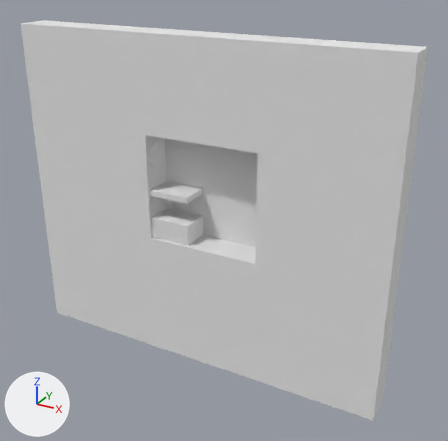
What one commit did to the Blender file development/flash/assets/levels/004/004.blend.
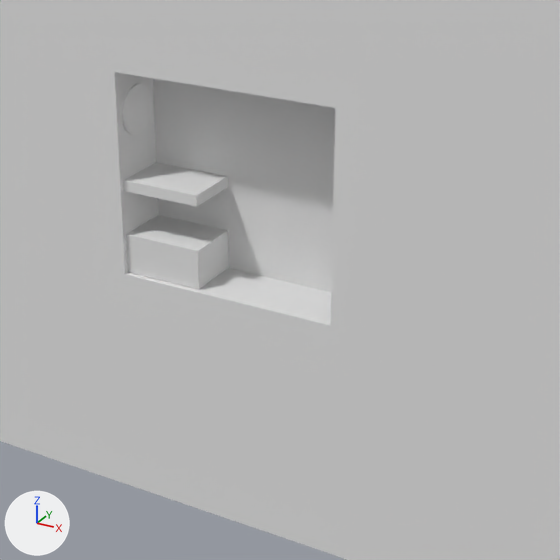
Each version is shown whole from a 50 mm lens placed at (25.7, -44.7, 19.1), pointed at (0.7, 0.8, -3.6), then close up on the part from 19% to 83% of the width and 22% to 87% of the height. The lights are fixed; the arrows at lower left show +X, +Y and +Z.

Before the edit, the objects in view are built like this:
```python
me_cube = bpy.data.meshes.new('Cube')
me_cube.from_pydata(...)  # 32 vertices, 32 faces; spans x -18.9..17.1, y -1.5..1.5, z -17.3..13.7
me_cube.materials.append(mat_purplewalls)  # its picture is missing
# before: 0 (5.5, 1.5, -5.0), 1 (5.5, -1.5, -5.0) at pixel (330, 325), 2 (-5.5, -1.5, -5.0) at pixel (125, 274), 3 (-5.5, 1.5, -5.0), 10 (17.1, -1.5, -5.0)
# before: 11 (17.1, 1.5, -5.0), 14 (-18.9, 1.5, -5.0), 15 (-18.9, -1.5, -5.0)
me_cube_001 = bpy.data.meshes.new('Cube.001')
me_cube_001.from_pydata(...)  # a box spanning x -2.01..2.01, y -1.5..1.5, z -0.99..0.99
me_cube_001.materials.append(mat_purplewalls)  # its picture is missing
me_cube_002 = bpy.data.meshes.new('Cube.002')
me_cube_002.from_pydata(...)  # a box spanning x -2.01..2.01, y -1.5..1.5, z -0.27..0.27
me_cube_002.materials.append(mat_purplewalls)  # its picture is missing
me_plane_005 = bpy.data.meshes.new('Plane.005')
me_plane_005.from_pydata(...)  # a 24-sided cylinder along z spanning x -1.19..1.19, y -1.19..1.19, z -0.1..0.1
ob_cube = bpy.data.objects.new('Cube', me_cube)
ob_cube.location = (-0.49, 0.0, -0.98)
ob_cube_001 = bpy.data.objects.new('Cube.001', me_cube_001)
ob_cube_001.location = (-3.98, 0.24, -4.97)
ob_cube_002 = bpy.data.objects.new('Cube.002', me_cube_002)
ob_cube_002.location = (-3.98, 0.24, -1.5)
ob_plane_005 = bpy.data.objects.new('Plane.005', me_plane_005)
ob_plane_005.location = (-5.99, 0.03, 1.87)
ob_plane_005.rotation_euler = (0.0, -1.571, 0.0)  # degrees (0, -90, 0)
# also in view: 'Plane' at (-0.5, 1.5, -1.0)
```
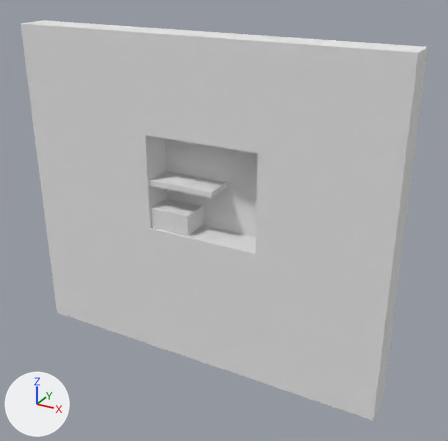
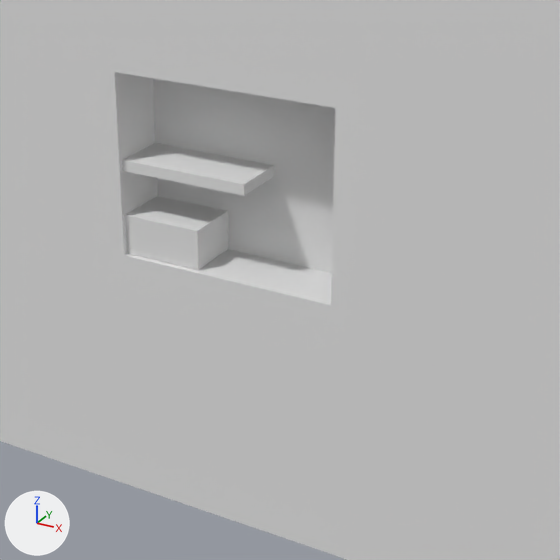
Where the change shows, as pixel boxes [x1, y1, x2, y2] in the close-ups (560 x 560 px; the box of a moved part takes in the faces that stretch with it):
'Cube.001', moved
    before: [126, 215, 229, 289]
    after: [125, 196, 228, 270]
'Cube.002', mesh rescaled, moved (44% wider, 20% taller)
    before: [123, 163, 228, 207]
    after: [122, 143, 274, 196]
part 2 of me_cube, moved or reshaped
    both: [122, 82, 333, 327]

What the commit changed:
me_cube_002 has 8 vertices, 6 faces and spans x -2.01..2.01, y -1.5..1.5, z -0.27..0.27.
me_cube_002 is used by ob_cube_002; location (-3.98, 0.24, -1.5).
me_cube_002 part 1: the whole mesh is scaled about its middle by (1.62, 1, 1), then moved by (1.25, 0.0, 0.0).
me_cube has 32 vertices, 32 faces and spans x -18.9..17.1, y -1.5..1.5, z -17.3..13.7.
me_cube is used by ob_cube; location (-0.49, 0.0, -0.98).
Part 2, on me_cube:
Vertices 0 to 3, 10, 11, 14, 15 of me_cube move by (0.0, 0.0, 1.0).
Object 'Cube.002' (ob_cube_002) moves from (-3.98, 0.24, -1.5) to (-3.98, 0.24, -0.5).
Object 'Cube.001' (ob_cube_001) moves from (-3.98, 0.24, -4.97) to (-3.98, 0.24, -3.97).
